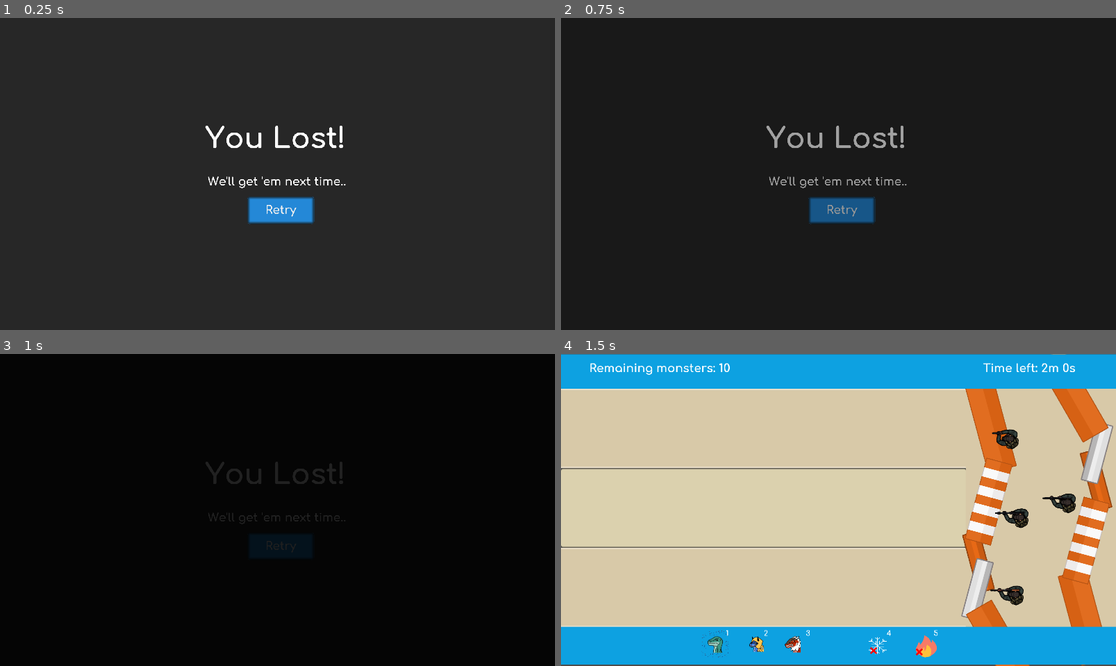
Above: before the commit, frames 1-4 (two rows, left to right).
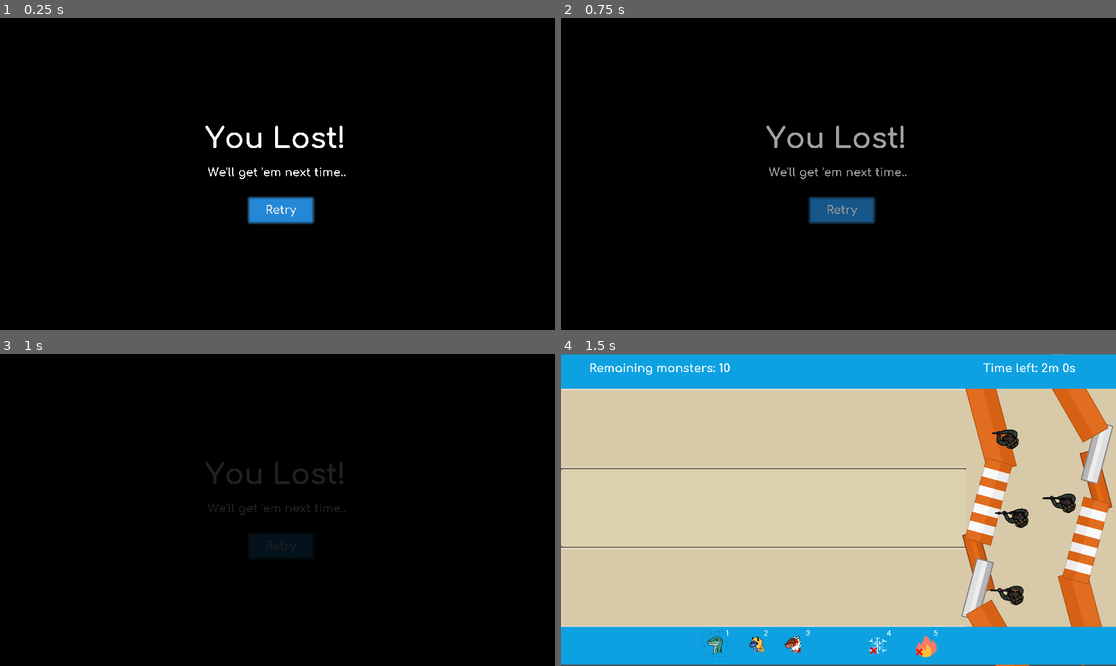
Above: after the commit, the same moments.

Repository: ojas-sanghi/scaling-out
Game: Godot game, scene res://GUI/CombatLoseDialogue.tscn
Same seed, same stepped clock (60 frames per second), same inputs: the game is played once before the commit and once after it. This scene is started directly instead of the project's main scene. Sound files missing from this copy of the repository are replaced by a short silence.
Inputs (mouse positions are in pixels of both pictures, inside the frame that each line leads up to):
- Up to frame 1 (0.25 s): no input
- Up to frame 2 (0.75 s): click "Retry" at 0.5 s
- Up to frame 3 (1 s): no input
- Up to frame 4 (1.5 s): move the mouse to (960, 494) at 1.27 s; hold Right (ui_right) from 1.28 s (still down); hold 1 (monster_1) from 1.28 s (still down)

The runs differ from the first frame. In frame 1, 98% of the frame differs, in the area x 0-100%, y 0-100%; in frame 2, 98%; in frame 3, 0.3%; in frame 4, nothing differs.

Commit message:
change win/lose screens and don't go fullscreen

Diff:
--- a/GUI/Button.gd
+++ b/GUI/Button.gd
@@ -1,3 +1,4 @@
+tool
 extends Button
 
 export(String, "EXCEPTION", "quit", "play", "retry combat", "return home screen", "return upgrades") var button_mode = "EXCEPTION"
--- a/GUI/CombatLoseDialogue.tscn
+++ b/GUI/CombatLoseDialogue.tscn
@@ -15,7 +15,7 @@
 [node name="ColorRect" type="ColorRect" parent="."]
 anchor_right = 1.0
 anchor_bottom = 1.0
-color = Color( 0, 0, 0, 0.482353 )
+color = Color( 0, 0, 0, 1 )
 
 [node name="Label" type="Label" parent="."]
 margin_left = 709.865
@@ -30,9 +30,9 @@
 
 [node name="Label2" type="Label" parent="."]
 margin_left = 718.74
-margin_top = 544.344
+margin_top = 512.044
 margin_right = 1197.74
-margin_bottom = 590.344
+margin_bottom = 558.044
 custom_fonts/font = ExtResource( 1 )
 text = "We'll get 'em next time.."
 __meta__ = {
--- a/GUI/CombatWinDialogue.tscn
+++ b/GUI/CombatWinDialogue.tscn
@@ -15,7 +15,7 @@
 [node name="ColorRect" type="ColorRect" parent="."]
 anchor_right = 1.0
 anchor_bottom = 1.0
-color = Color( 0, 0, 0, 0.482353 )
+color = Color( 0, 0, 0, 1 )
 
 [node name="Label" type="Label" parent="."]
 margin_left = 742.672
--- a/GUI/MainMenuScreen.gd
+++ /dev/null
@@ -1,4 +0,0 @@
-extends Control
-
-func _input(event: InputEvent) -> void:
-	OS.window_fullscreen = true
--- a/GUI/MainMenuScreen.tscn
+++ b/GUI/MainMenuScreen.tscn
@@ -1,14 +1,12 @@
-[gd_scene load_steps=5 format=2]
+[gd_scene load_steps=4 format=2]
 
 [ext_resource path="res://assets/homescreen.PNG" type="Texture" id=1]
-[ext_resource path="res://GUI/MainMenuScreen.gd" type="Script" id=2]
 [ext_resource path="res://GUI/Button.tscn" type="PackedScene" id=3]
 [ext_resource path="res://assets/music/Title Screen.wav" type="AudioStream" id=4]
 
 [node name="MainMenuScreen" type="Control"]
 anchor_right = 1.0
 anchor_bottom = 1.0
-script = ExtResource( 2 )
 __meta__ = {
 "_edit_use_anchors_": false
 }
@@ -27,6 +25,7 @@
 margin_top = -230.5
 margin_right = 857.302
 margin_bottom = -105.5
+text = "Play"
 button_mode = "play"
 
 [node name="Button2" parent="." instance=ExtResource( 3 )]
@@ -34,6 +33,7 @@
 margin_top = -66.0009
 margin_right = 852.302
 margin_bottom = 55.9991
+text = "Quit"
 button_mode = "quit"
 
 [node name="AudioStreamPlayer" type="AudioStreamPlayer" parent="."]
--- a/GUI/StealthLoseDialogue.tscn
+++ b/GUI/StealthLoseDialogue.tscn
@@ -8,9 +8,7 @@
 pause_mode = 2
 anchor_right = 1.0
 anchor_bottom = 1.0
-margin_right = 494.0
-margin_bottom = 283.0
-rect_scale = Vector2( 0.8, 0.8 )
+margin_right = 0.00012207
 __meta__ = {
 "_edit_use_anchors_": false
 }
@@ -18,18 +16,16 @@
 [node name="ColorRect" type="ColorRect" parent="."]
 anchor_right = 1.0
 anchor_bottom = 1.0
-margin_right = 189.0
-margin_bottom = 105.0
 color = Color( 0.0196078, 0.0156863, 0.0156863, 1 )
 __meta__ = {
 "_edit_use_anchors_": false
 }
 
 [node name="Label" type="Label" parent="."]
-margin_left = 1045.74
-margin_top = 506.722
-margin_right = 1466.74
-margin_bottom = 591.722
+margin_left = 789.78
+margin_top = 348.099
+margin_right = 1210.78
+margin_bottom = 433.099
 custom_fonts/font = ExtResource( 2 )
 text = "You failed!"
 __meta__ = {
@@ -37,10 +33,10 @@
 }
 
 [node name="Label2" type="Label" parent="."]
-margin_left = 1030.1
-margin_top = 626.114
-margin_right = 1494.09
-margin_bottom = 672.114
+margin_left = 774.14
+margin_top = 467.491
+margin_right = 1238.13
+margin_bottom = 513.491
 custom_fonts/font = ExtResource( 1 )
 text = "Maybe next time, eh?"
 __meta__ = {
@@ -48,8 +44,8 @@
 }
 
 [node name="Button" parent="." instance=ExtResource( 3 )]
-margin_left = 22.0
+margin_left = -75.3368
 margin_top = 56.5
-margin_right = 253.0
+margin_right = 155.663
 margin_bottom = 168.5
 button_mode = "retry level"
--- a/GUI/StealthWinDialogue.tscn
+++ b/GUI/StealthWinDialogue.tscn
@@ -47,8 +47,8 @@
 }
 
 [node name="Button2" parent="." instance=ExtResource( 3 )]
-margin_left = -76.0032
-margin_top = 80.1326
-margin_right = 154.997
-margin_bottom = 204.133
+margin_left = -177.876
+margin_top = 80.0
+margin_right = 279.124
+margin_bottom = 204.0
 button_mode = "return upgrades"
--- a/actors/Player.gd
+++ b/actors/Player.gd
@@ -102,7 +102,7 @@
 	yield($Win, "finished")
 	get_node(node_path + "Vault").hide()
 	set_cam_limits_fhd()
-	get_node(node_path + "/CanvasLayer/StealthWinDialogue").show()
+	SceneChanger.go_to_scene("res://GUI/StealthWinDialogue.tscn")
 	Globals.coins += coins_in_level
 
 func _on_level_failed():
@@ -117,7 +117,7 @@
 	yield($Caught, "finished")
 	get_node(node_path + "Vault").hide()
 	set_cam_limits_fhd()
-	get_node(node_path + "/CanvasLayer/StealthLoseDialogue").show()
+	SceneChanger.go_to_scene("res://GUI/StealthLoseDialogue.tscn")
 
 func _on_coin_grabbed(value):
 	coins_in_level += value
